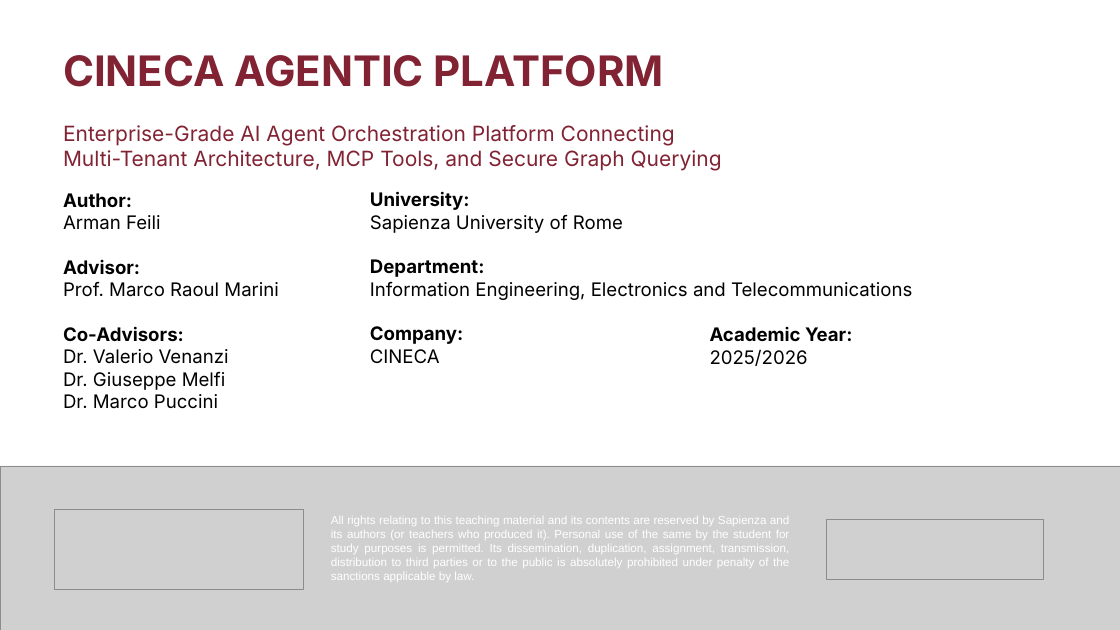
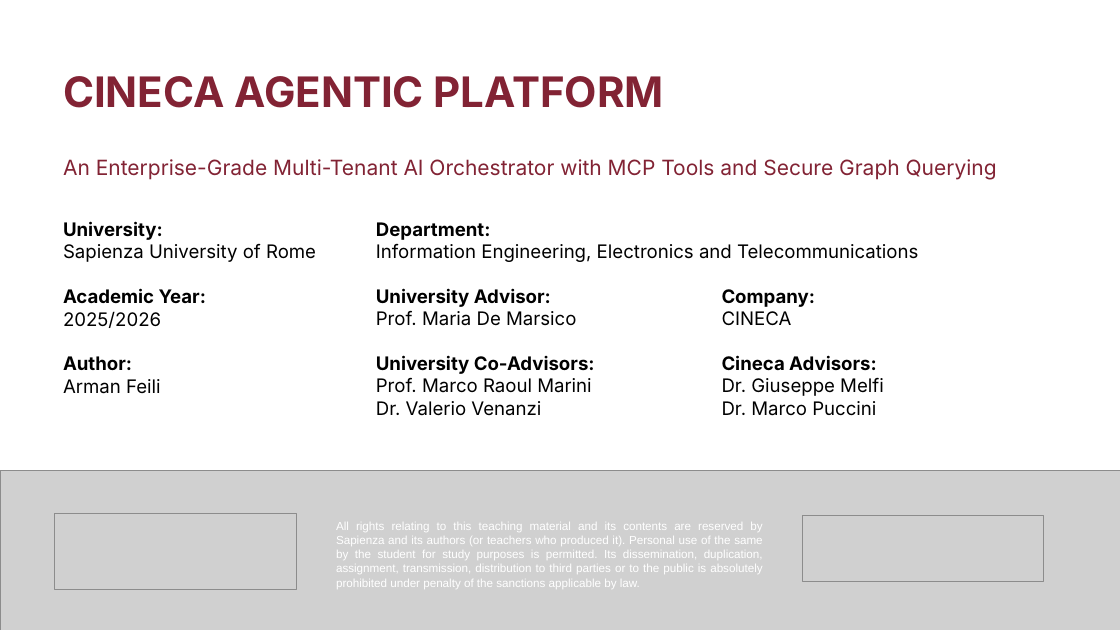
Before and after one commit to armanfeili/sapienza-msc-thesis-cineca-agentic-platform, a slide deck: slide 1 of thesis/sapthesis/Presentation/Presentation.pptx. Drawn at 1120x630 pixels with LibreOffice and Linux fonts; fonts in the diff are those of the drawing; grey boxes stand for pictures. Boxes give left, top, right and bottom in pixels: in the first picture for what was removed or moved away, otherwise in the second. Text is boxed around its words. In the diff, an @@ line names an element or a change of style, - is before the commit and + after.

Commit message:
University Advisor is updated

```diff
--- a/thesis/sapthesis/Presentation/Presentation.pptx
+++ b/thesis/sapthesis/Presentation/Presentation.pptx
@@ text added at <box>63,76,664,108</box>, 36 pt, text #822334, bold @@
+CINECA AGENTIC PLATFORM
@@ text at <box>63,159,997,180</box>: text changed @@
-CINECA AGENTIC PLATFORM
-Enterprise-Grade AI Agent Orchestration Platform Connecting Multi-Tenant Architecture, MCP Tools, and Secure Graph Querying
+An Enterprise-Grade Multi-Tenant AI Orchestrator with MCP Tools and Secure Graph Querying
@@ text removed at <box>63,193,278,409</box> @@
-Author:
-Arman Feili
-Advisor:
-Prof. Marco Raoul Marini
-Co-Advisors:
-Dr. Valerio Venanzi
-Dr. Giuseppe Melfi
-Dr. Marco Puccini
@@ text at <box>370,191,623,233</box>: paragraphs removed @@
-University:
-Sapienza University of Rome
@@ text added at <box>63,221,316,394</box>, 16 pt, text #000000 @@
+University:
+Sapienza University of Rome
+Academic Year:
+2025/2026
+Author:
+Arman Feili
@@ text "Department:": place and size @@
-text "Department:" at <box>370,191,912,363</box>
+text "Department:" at <box>376,222,918,416</box>
@@ text at <box>376,288,595,416</box>: text changed; bold off @@
-Company:
-CINECA
+University Advisor:
+Prof. Maria De Marsico
+University Co-Advisors:
+Prof. Marco Raoul Marini
+Dr. Valerio Venanzi
@@ text added at <box>722,289,884,416</box>, 16 pt, text #000000 @@
+Company:
+CINECA
+Cineca Advisors:
+Dr. Giuseppe Melfi
+Dr. Marco Puccini
@@ text removed at <box>710,327,852,366</box> @@
-Academic Year:
-2025/2026
@@ picture: place and size @@
-picture at <box>0,466,1120,630</box>
+picture at <box>0,471,1120,630</box>
@@ picture: place and size @@
-picture at <box>55,510,303,589</box>
+picture at <box>55,513,296,589</box>
@@ text "All rights relating to this ..." rewrapped from <box>331,516,790,580</box> to <box>336,522,763,589</box> @@
@@ picture: place and size @@
-picture at <box>827,520,1044,580</box>
+picture at <box>802,515,1044,581</box>
```
Also in this commit, not shown: 1 other slide changed, 5 other files.
